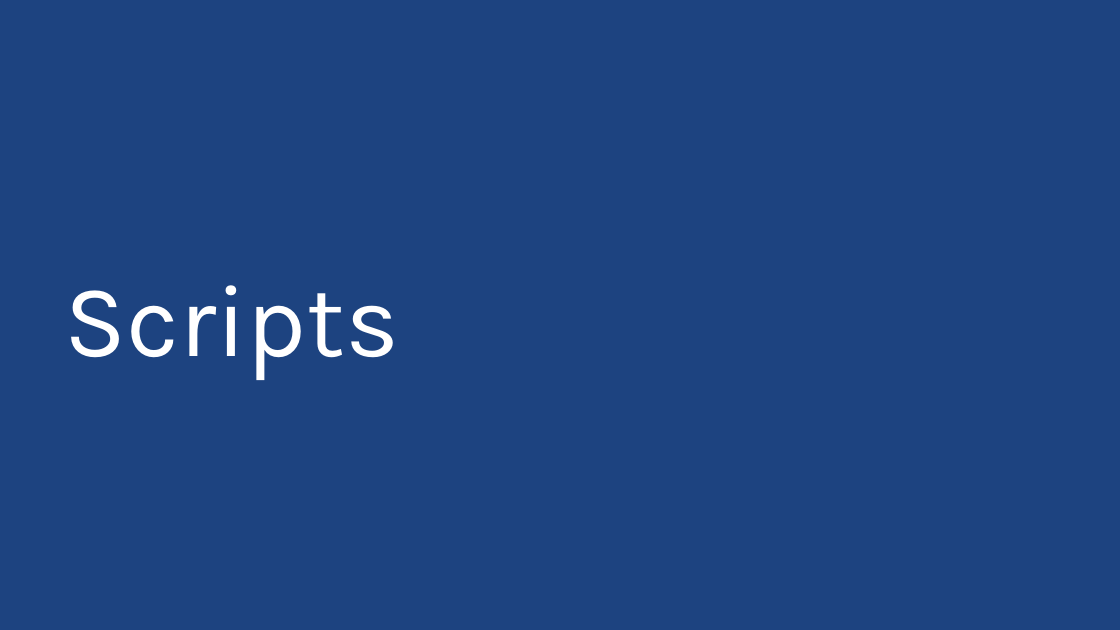
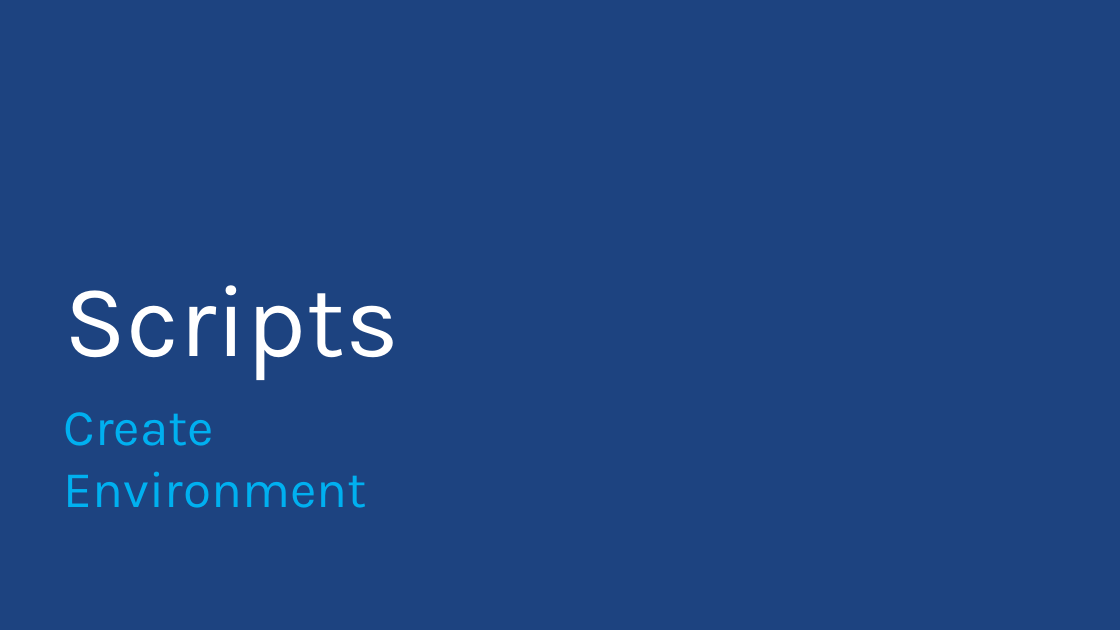
Before and after one commit to PyroJoke/AzureBootcamp2015Kharkiv, a slide deck: slide 15 of Presentations/AzureGlobalBootcamp - WebApps.pptx. Drawn at 1120x630 pixels with LibreOffice and Linux fonts; fonts in the diff are those of the drawing; background and template pictures are left out. Boxes give left, top, right and bottom in pixels: in the first picture for what was removed or moved away, otherwise in the second. Text is boxed around its words. In the diff, an @@ line names an element or a change of style, - is before the commit and + after.

```diff
--- a/Presentations/AzureGlobalBootcamp - WebApps.pptx
+++ b/Presentations/AzureGlobalBootcamp - WebApps.pptx
@@ text added at (64,412,367,508), 44 pt, text #00B0F0 @@
+Create Environment
```
Also in this commit, not shown: 2 slides added.
